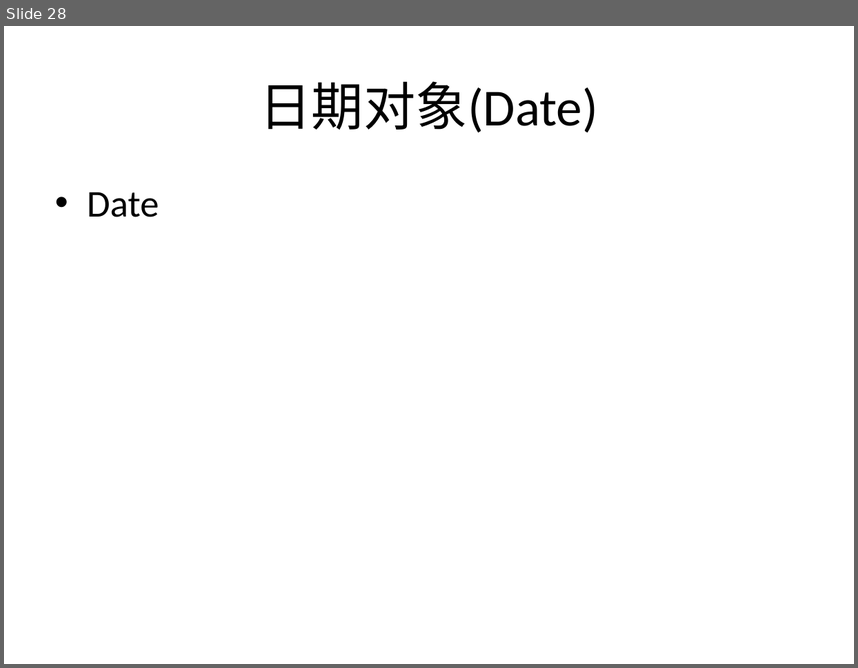
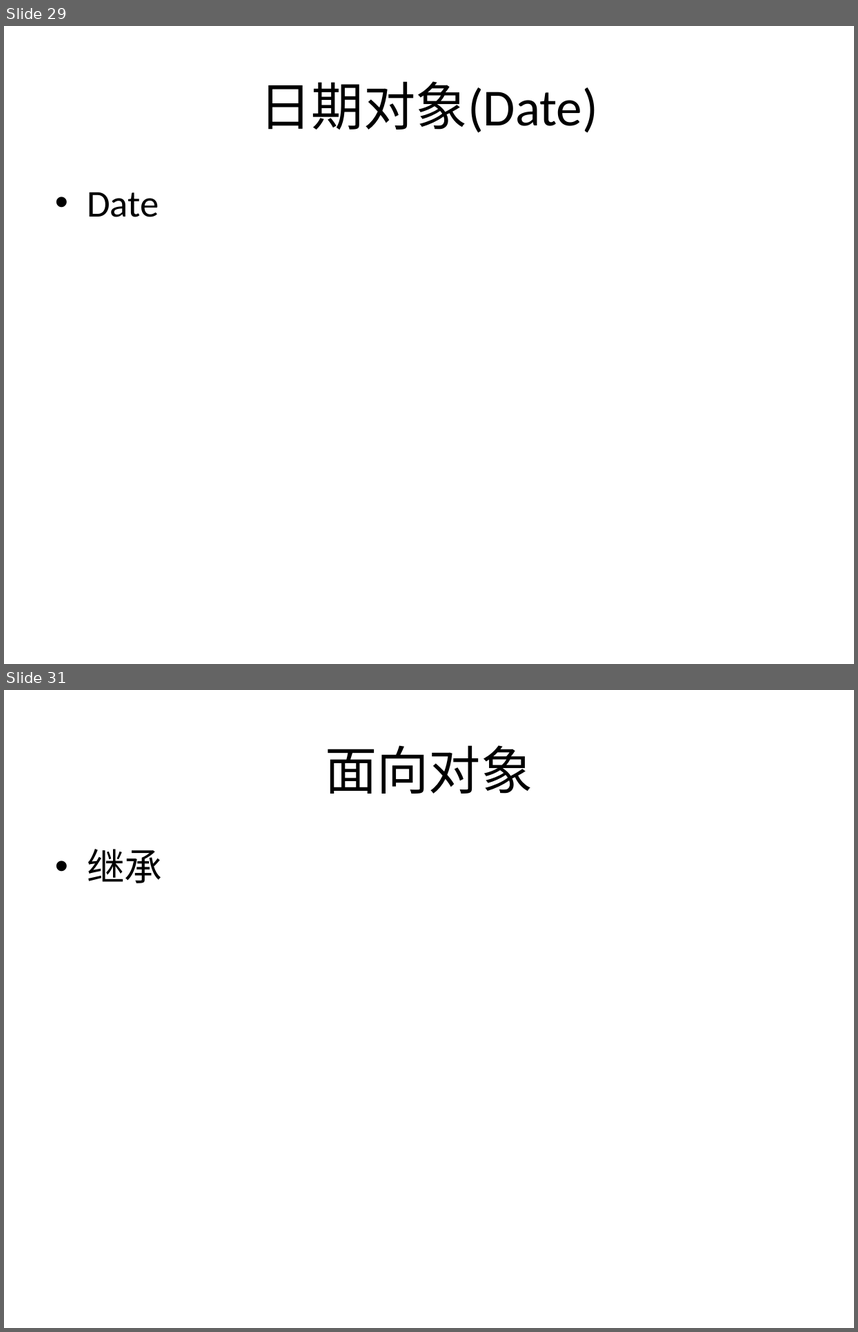
Before and after one commit to plter/HTML5Course20160612, a slide deck: Web前端教学记录.pptx. Shown one above the other, each under a label of ours: slide 28 before the commit, slides 29 and 31 after it; the slides between them are not shown. The pictures are 858x668 and 858x1332 pixels, drawn with LibreOffice and Linux fonts; fonts in the diff are those of the drawing. Boxes give left, top, right and bottom in pixels: in the first picture for what was removed or moved away, otherwise in the second. Text is boxed around its words. In the diff, an @@ line names an element or a change of style, - is before the commit and + after.

```diff
--- a/Web前端教学记录.pptx
+++ b/Web前端教学记录.pptx
@@ slide 31 added at box(4, 690, 854, 1328), background #FFFFFF @@
@@ title added at box(325, 745, 533, 793), 44 pt, text #000000 @@
+面向对象
@@ text added at box(87, 849, 163, 883), 32 pt, text #000000 @@
+• 继承
@@ what was slide 28 is now slide 29 @@
```
Also in this commit, not shown: 2 other slides added, 7 other files.
